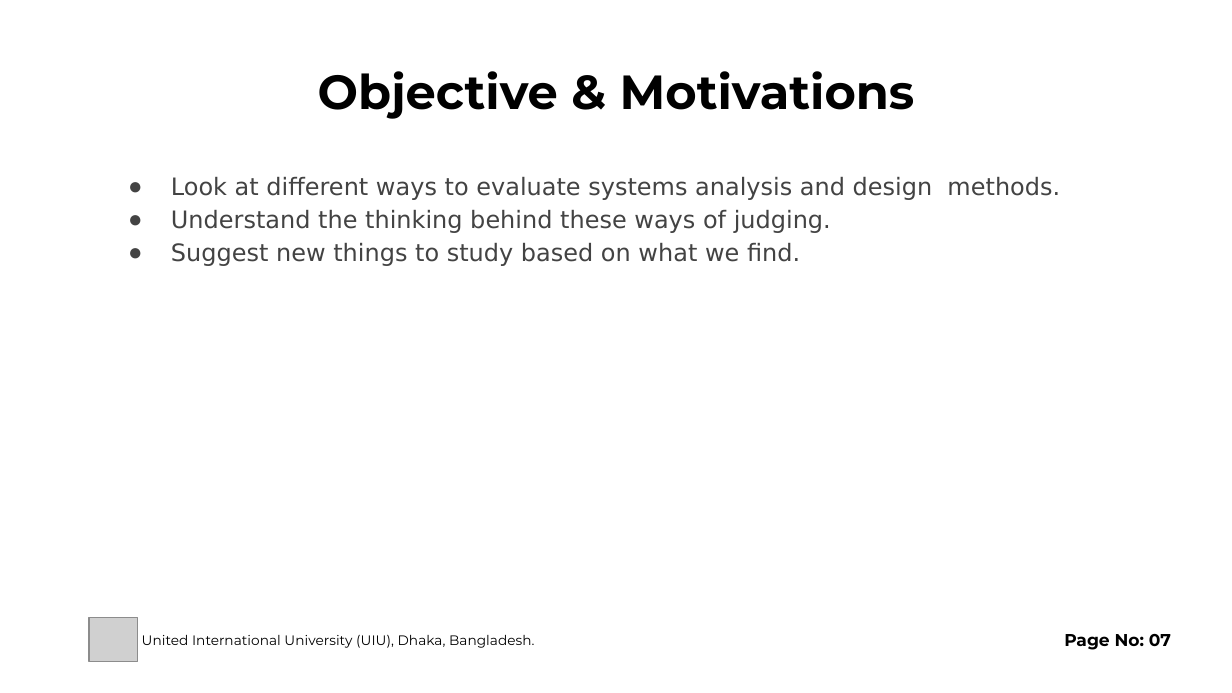
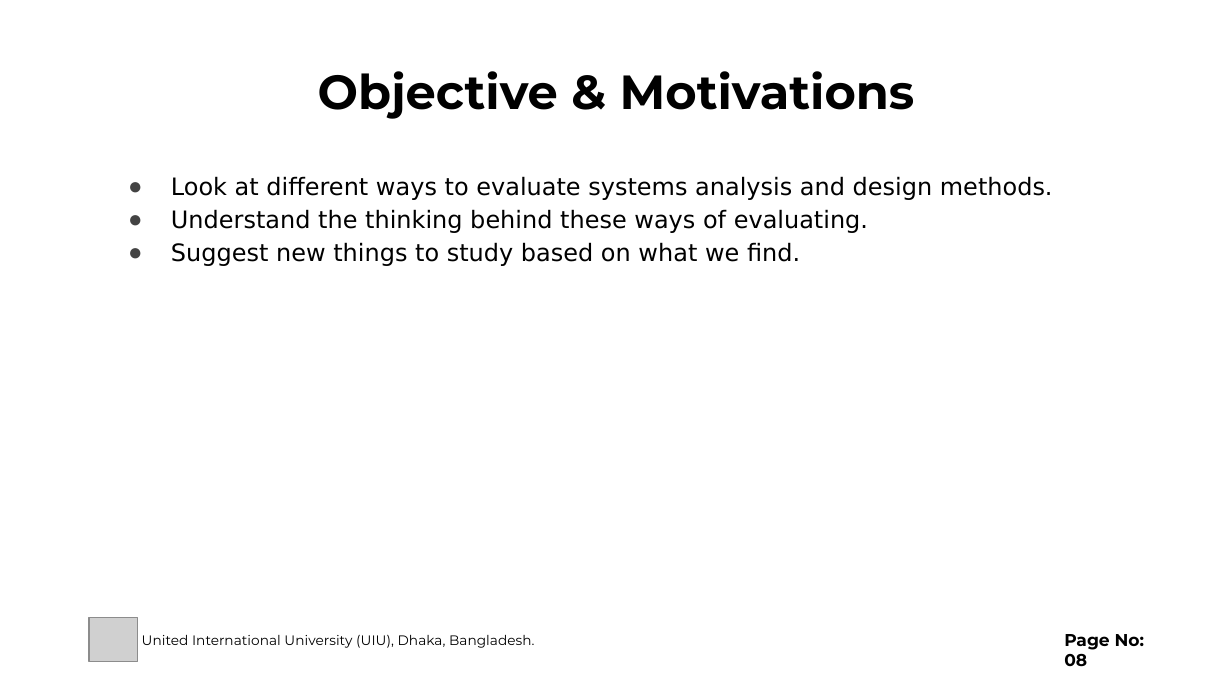
Before and after one commit to SifatNiloy/backups, a slide deck: slide 8 of Reacherch Paper Review.pptx (slide 7 before the commit). Drawn at 1232x693 pixels with LibreOffice and Linux fonts; fonts in the diff are those of the drawing; grey boxes stand for pictures. Boxes give left, top, right and bottom in pixels: in the first picture for what was removed or moved away, otherwise in the second. Text is boxed around its words. In the diff, an @@ line names an element or a change of style, - is before the commit and + after.

```diff
--- a/Reacherch Paper Review.pptx
+++ b/Reacherch Paper Review.pptx
@@ text at (171, 176, 1053, 266): text colour #434343 to #000000 in "Look at different ways to evaluate systems ...", "Suggest new things to study based on ..." @@
@@ text at (171, 209, 868, 233): text changed; text colour #434343 to #000000 @@
-● Understand the thinking behind these ways of judging.
+● Understand the thinking behind these ways of evaluating.
@@ text at (1064, 634, 1144, 667): text changed @@
-Page No: 07
+Page No: 08
```
Also in this commit, not shown: 10 other slides changed, 3 slides added, 2 slides removed.
